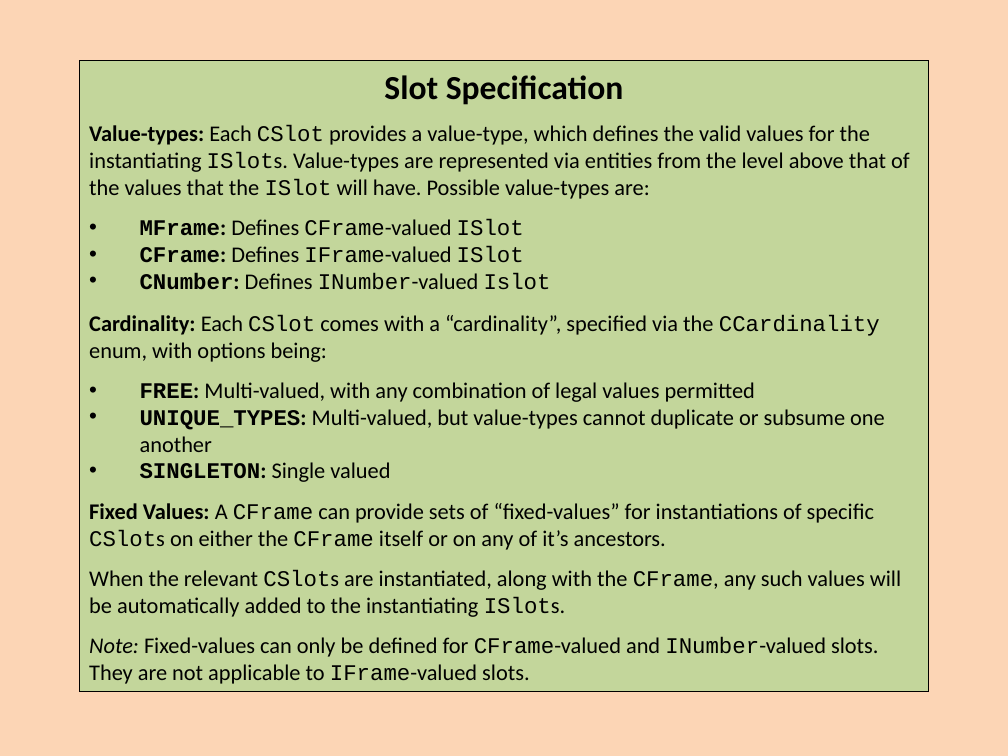
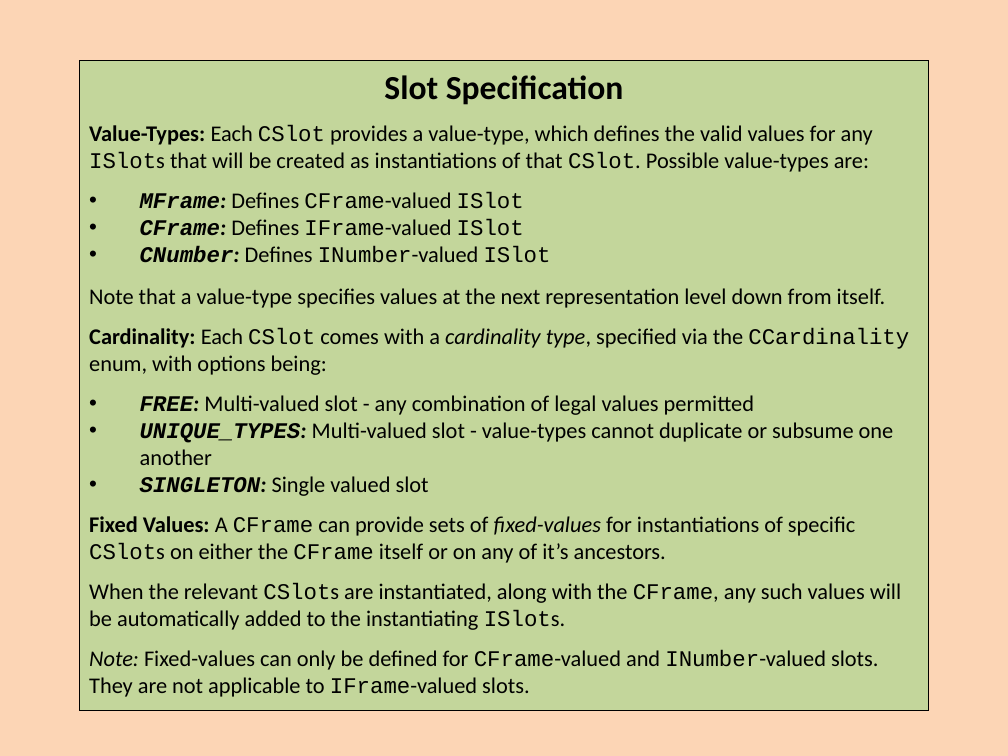
Before and after one commit to colin-puleston/mekon-hobo, a slide deck: slide 14 of docs/MEKON-HOBO Introductory Tutorial.pptx (slide 13 before the commit). Drawn at 1008x756 pixels with LibreOffice and Linux fonts; fonts in the diff are those of the drawing. Boxes give left, top, right and bottom in pixels: in the first picture for what was removed or moved away, otherwise in the second. Text is boxed around its words. In the diff, an @@ line names an element or a change of style, - is before the commit and + after.

```diff
--- a/docs/MEKON-HOBO Introductory Tutorial.pptx
+++ b/docs/MEKON-HOBO Introductory Tutorial.pptx
@@ rectangle "Slot Specification": place and size @@
-rectangle "Slot Specification" at (80,60,929,691)
+rectangle "Slot Specification" at (80,60,929,711)
@@ text in rectangle at (89,125,873,172): text changed @@
-Value-types: Each CSlot provides a value-type, which defines the valid values for the instantiating ISlots. Value-types are represented via entities from the level above that of the values that the ISlot will have. Possible value-types are:
+Value-Types: Each CSlot provides a value-type, which defines the valid values for any ISlots that will be created as instantiations of that CSlot. Possible value-types are:
@@ text in rectangle at (140,192,524,236): italic on in "MFrame:", "CFrame:" @@
@@ text in rectangle at (89,246,909,563): text changed @@
-• CNumber: Defines INumber-valued Islot
-Cardinality: Each CSlot comes with a “cardinality”, specified via the CCardinality enum, with options being:
-• FREE: Multi-valued, with any combination of legal values permitted
-• UNIQUE_TYPES: Multi-valued, but value-types cannot duplicate or subsume one another
-• SINGLETON: Single valued
-Fixed Values: A CFrame can provide sets of “fixed-values” for instantiations of specific CSlots on either the CFrame itself or on any of it’s ancestors.
+• CNumber: Defines INumber-valued ISlot
+Note that a value-type specifies values at the next representation level down from itself.
+Cardinality: Each CSlot comes with a cardinality type, specified via the CCardinality enum, with options being:
+• FREE: Multi-valued slot - any combination of legal values permitted
+• UNIQUE_TYPES: Multi-valued slot - value-types cannot duplicate or subsume one another
+• SINGLETON: Single valued slot
+Fixed Values: A CFrame can provide sets of fixed-values for instantiations of specific CSlots on either the CFrame itself or on any of it’s ancestors.
```
Also in this commit, not shown: 40 other slides changed, 5 slides added, 4 slides removed.
